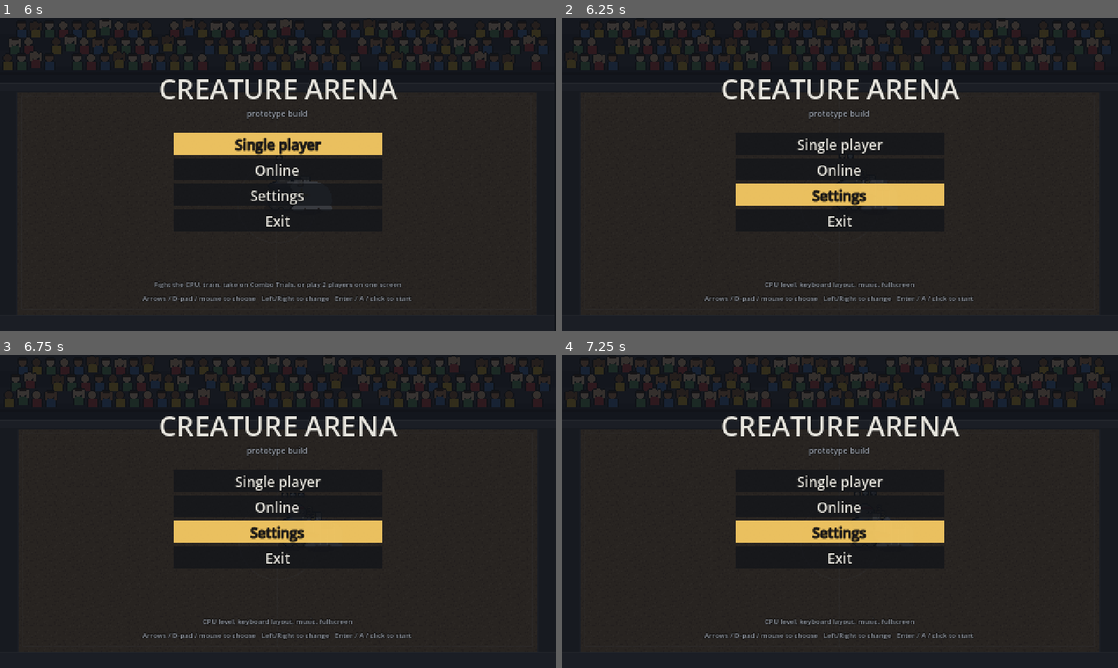
Above: before the commit, frames 1-4 (two rows, left to right).
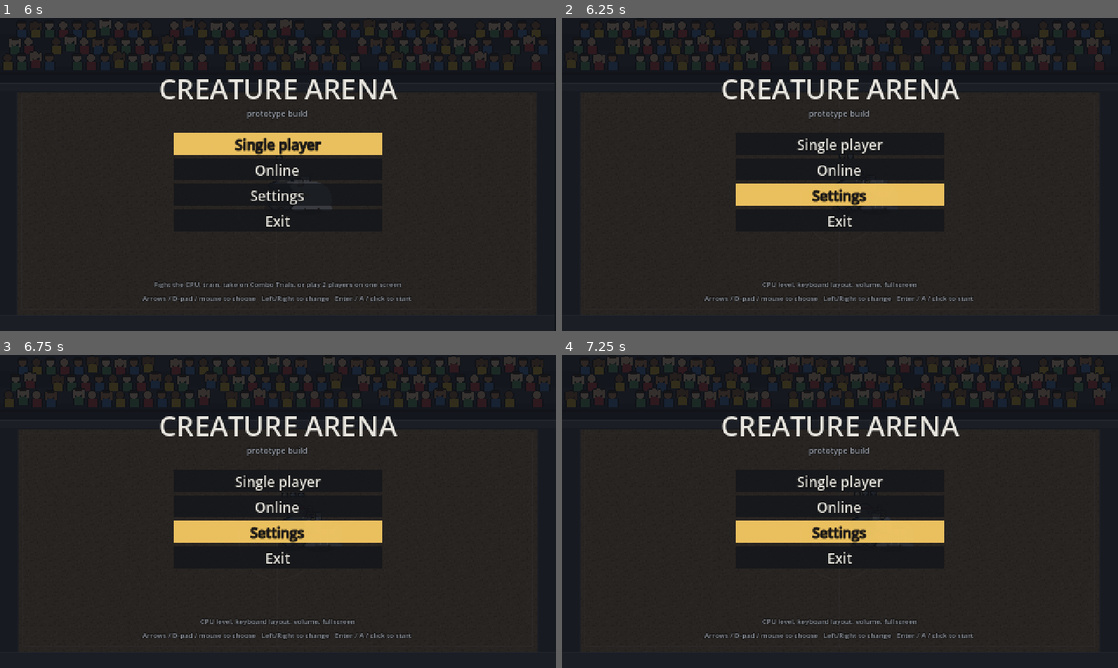
Above: after the commit, the same moments.

Repository: Redelements/creature-arena_
Game: Godot game, scene res://scenes/main.tscn
Two runs of this game, one before a commit and one after it. Both use one fixed random seed, a clock stepped at 60 frames per second and the inputs below.
Inputs (mouse positions are in pixels of both pictures, inside the frame that each line leads up to):
- Up to frame 1 (6 s): tap Enter (menu_confirm) at 0.5 s; move the mouse to (250, 237) at 0.52 s; hold W (kb_up) 0.53-1.25 s; tap Space (kb_dodge) at 0.6 s; click (250, 237) at 0.67 s; drag from (444, 221) to (250, 237) at 1.27 s; move the mouse to (111, 127) at 2.02 s; hold A (kb_left) 2.03-2.75 s; tap K (kb_heavy) at 2.1 s; click (111, 127) at 2.17 s; drag from (305, 174) to (111, 127) at 2.77 s; move the mouse to (194, 96) at 3.52 s; hold S (kb_down) 3.53-4.25 s; tap O (kb_surge) at 3.6 s; click (194, 96) at 3.67 s; drag from (400, 158) to (194, 96) at 4.27 s; move the mouse to (166, 190) at 5.02 s; hold W (kb_up) 5.03-5.75 s; tap F (lol_guard) at 5.1 s; click (166, 190) at 5.17 s; drag from (333, 105) to (166, 190) at 5.77 s
- Up to frame 2 (6.25 s): no input
- Up to frame 3 (6.75 s): move the mouse to (250, 574) at 6.52 s; hold D (kb_right) from 6.53 s (still down); right-click (250, 574) at 6.6 s; click (250, 574) at 6.67 s
- Up to frame 4 (7.25 s): keep holding D (kb_right)

Frame 1 is identical in both runs. In frame 2, 0.2% of the frame differs, in the area x 36-64%, y 84-87%; in frame 3, 0.2%; in frame 4, 0.2%.

Commit message:
Volume controls: master, music, sound effects, menu sounds
Each group is its own audio bus under Master, set in Settings in 10% steps
(saved). Changing a level plays a sample on that bus so it can be heard.

Co-Authored-By: Claude Opus 5.5 <noreply@anthropic.com>
Claude-Session: https://claude.ai/code/session_01Xgz5Ld7JkgpMzRB8sjBe4e

Diff:
--- a/src/game/main.gd
+++ b/src/game/main.gd
@@ -69,10 +69,15 @@
 const SETTINGS_ITEMS := [
 	{"setting": "level"},
 	{"setting": "layout"},
-	{"setting": "music"},
+	{"setting": "volume", "bus": "Master", "label": "Master volume"},
+	{"setting": "volume", "bus": "Music", "label": "Music"},
+	{"setting": "volume", "bus": "Effects", "label": "Sound effects"},
+	{"setting": "volume", "bus": "Menu", "label": "Menu sounds"},
 	{"setting": "fullscreen"},
 	{"label": "Back", "go": "main"},
 ]
+## Volume steps in Settings (10 steps of 10%).
+const VOLUME_STEP := 0.1
 const ONLINE_MODE := 20
 const MENU_ROWS := [
 	{"label": "Duel: you vs CPU  (3v3 tag)", "modes": [6]},
@@ -295,8 +300,12 @@
 			return "CPU level:  < %s >" % LEVEL_NAMES[level]
 		"layout":
 			return "Keyboard:  < %s >" % PlayerInput.LAYOUT_NAMES[player_input.layout]
-		"music":
-			return "Music:  < %s >" % ("Off" if audio.music_muted else "On")
+		"volume":
+			var v := audio.volume(String(item["bus"]))
+			var txt := "Off" if v <= 0.001 else "%d%%" % roundi(v * 100.0)
+			if String(item["bus"]) == "Music" and audio.music_muted and v > 0.001:
+				txt = "muted (M)"
+			return "%s:  < %s >" % [String(item["label"]), txt]
 		"fullscreen":
 			return "Fullscreen:  < %s >" % ("On" if fullscreen else "Off")
 	return String(item.get("label", ""))
@@ -307,8 +316,11 @@
 		_row_choice.resize(MENU_ROWS.size())
 		_row_choice.fill(0)
 	var items: Array[String] = []
+	var values: Array = []
 	for item in _menu_page_items():
 		items.append(_menu_label(item))
+		values.append(audio.volume(String(item["bus"])) if String(item.get("setting", "")) == "volume" else -1.0)
+	hud.menu_values = values
 	menu_index = clampi(menu_index, 0, items.size() - 1)
 	hud.menu_items = items
 	hud.menu_index = menu_index
@@ -319,12 +331,12 @@
 	match menu_page:
 		"main":
 			hud.menu_footer = ["Fight the CPU, train, take on Combo Trials, or play 2 players on one screen",
-				"Play someone on another computer, 1 v 1", "CPU level, keyboard layout, music, fullscreen",
+				"Play someone on another computer, 1 v 1", "CPU level, keyboard layout, volume, fullscreen",
 				"Close the game"][menu_index]
 		"single":
 			hud.menu_footer = "Fights, training, trials and local 2-player.   Esc / View: back"
 		"settings":
-			hud.menu_footer = "Xbox controller works any time. Keyboard layout applies to keyboard and mouse.   Esc: back"
+			hud.menu_footer = "Left/Right sets a volume (Enter / click steps it up).  M mutes the music any time.   Esc: back"
 
 
 ## Goes to a menu page, with the cursor on `index`.
@@ -1045,7 +1057,7 @@
 	elif bool(item.get("exit", false)):
 		get_tree().quit()
 	elif item.has("setting"):
-		_change_option(index, dir)
+		_change_option(index, dir, true)
 
 
 func _start_row(row: int) -> void:
@@ -1054,7 +1066,9 @@
 
 
 ## Left/right on a row with choices, or on a setting.
-func _change_option(index: int, dir: int) -> void:
+## `wrap`: Enter / click steps a volume past 100% back round to Off (left/right stop at
+## the ends).
+func _change_option(index: int, dir: int, wrap := false) -> void:
 	var items := _menu_page_items()
 	if index < 0 or index >= items.size():
 		return
@@ -1074,8 +1088,20 @@
 			player_input.layout = PlayerInput.LAYOUTS[(i + PlayerInput.LAYOUTS.size() + dir) % PlayerInput.LAYOUTS.size()]
 			_save_settings()
 			_apply_device()
-		"music":
-			audio.toggle_music()
+		"volume":
+			var bus := String(item["bus"])
+			var v := snappedf(audio.volume(bus) + dir * VOLUME_STEP, VOLUME_STEP)
+			if wrap and v > 1.0 + 0.001:
+				v = 0.0
+			v = clampf(v, 0.0, 1.0)
+			audio.set_volume(bus, v)
+			if bus == "Music" and v > 0.0 and audio.music_muted:
+				audio.set_music_muted(false)  # turning the music up unmutes it
+			# Let the player hear the new level (the music is already playing).
+			if bus == "Effects":
+				audio.preview("hit_light", "Effects")
+			elif bus != "Music":
+				audio.preview("ui_select", "Menu")
 			_save_settings()
 		"fullscreen":
 			fullscreen = not fullscreen
@@ -1149,6 +1175,9 @@
 		if not (_online_fighter in MatchFactory.FIGHTERS):
 			_online_fighter = "cairn"
 		_online_address = String(cfg.get_value("online", "address", ""))
+		for bus in AudioView.DEFAULT_VOLUMES:
+			audio.set_volume(bus, float(cfg.get_value("audio", "volume_" + String(bus).to_lower(),
+				AudioView.DEFAULT_VOLUMES[bus])))
 		fullscreen = bool(cfg.get_value("video", "fullscreen", false))
 		if fullscreen:
 			_apply_fullscreen()
@@ -1162,6 +1191,8 @@
 	cfg.set_value("online", "fighter", _online_fighter)
 	cfg.set_value("online", "address", _online_address)
 	cfg.set_value("video", "fullscreen", fullscreen)
+	for bus in AudioView.DEFAULT_VOLUMES:
+		cfg.set_value("audio", "volume_" + String(bus).to_lower(), audio.volume(bus))
 	cfg.save(SETTINGS_PATH)
 
 
--- a/src/view/audio_view.gd
+++ b/src/view/audio_view.gd
@@ -10,6 +10,12 @@
 
 const DATA_PATH := "res://data/audio.json"
 const VOICES := 16
+## Volume groups, each its own audio bus under Master: the player sets each in Settings.
+##   Music    the music tracks
+##   Effects  everything in a fight (hits, moves, the crowd, knockouts)
+##   Menu     navigation sounds: moving through menus and confirming
+const BUSES := ["Music", "Effects", "Menu"]
+const DEFAULT_VOLUMES := {"Master": 0.8, "Music": 0.7, "Effects": 1.0, "Menu": 0.8}
 
 var sfx_enabled := true  ## off while the menu's background match plays
 var music_muted := false
@@ -26,6 +32,9 @@
 var _music_name := ""
 var _last_play := {}
 var _seg := {}
+var _volumes := DEFAULT_VOLUMES.duplicate()
+var _ui_players: Array[AudioStreamPlayer] = []
+var _ui_next := 0
 
 
 func _ready() -> void:
@@ -48,11 +57,21 @@
 		if ResourceLoader.exists(String(tracks[name])):
 			_music_tracks[name] = load(String(tracks[name]))
 	_music_volume_db = float(data.get("music_volume_db", -14.0))
+	_make_buses()
 	for i in VOICES:
 		var p := AudioStreamPlayer.new()
+		p.bus = "Effects"
 		add_child(p)
 		_players.append(p)
+	for i in 4:
+		var p := AudioStreamPlayer.new()
+		p.bus = "Menu"
+		add_child(p)
+		_ui_players.append(p)
+	_music.bus = "Music"
 	add_child(_music)
+	for bus in _volumes:
+		set_volume(bus, float(_volumes[bus]))
 	_music.finished.connect(_on_music_finished)
 
 
@@ -66,13 +85,67 @@
 		return
 	_last_play[name] = frame
 	var s: Dictionary = _sounds[name]
-	var p := _players[_next]
-	_next = (_next + 1) % VOICES
+	var p: AudioStreamPlayer
+	if ui:
+		p = _ui_players[_ui_next]
+		_ui_next = (_ui_next + 1) % _ui_players.size()
+	else:
+		p = _players[_next]
+		_next = (_next + 1) % VOICES
 	var j := float(s["jitter"])
 	p.stream = s["stream"]
 	p.volume_db = float(s["volume_db"]) + volume
 	p.pitch_scale = maxf(0.1, pitch * (1.0 + randf_range(-j, j)))
 	p.play()
+
+
+## Plays a sound on a volume group even while gameplay sounds are off (the menu), so a
+## volume change in Settings is heard straight away. "Effects" plays on the effects
+## bus; anything else on the menu bus (which, like everything, goes through Master).
+func preview(name: String, bus: String) -> void:
+	if _silent or not _sounds.has(name):
+		return
+	var s: Dictionary = _sounds[name]
+	var p: AudioStreamPlayer
+	if bus == "Effects":
+		p = _players[_next]
+		_next = (_next + 1) % VOICES
+	else:
+		p = _ui_players[_ui_next]
+		_ui_next = (_ui_next + 1) % _ui_players.size()
+	p.stream = s["stream"]
+	p.volume_db = float(s["volume_db"])
+	p.pitch_scale = 1.0
+	p.play()
+
+
+# ------------------------------------------------------------------ volume
+
+## Adds the Music, Effects and Menu buses (each sending to Master) if the project
+## doesn't have them yet.
+func _make_buses() -> void:
+	for bus in BUSES:
+		if AudioServer.get_bus_index(bus) >= 0:
+			continue
+		AudioServer.add_bus()
+		var i := AudioServer.bus_count - 1
+		AudioServer.set_bus_name(i, bus)
+		AudioServer.set_bus_send(i, "Master")
+
+
+## Sets a volume group ("Master", "Music", "Effects" or "Menu") from 0 (silent) to 1.
+func set_volume(bus: String, level: float) -> void:
+	level = clampf(level, 0.0, 1.0)
+	_volumes[bus] = level
+	var i := AudioServer.get_bus_index(bus)
+	if i < 0:
+		return
+	AudioServer.set_bus_mute(i, level <= 0.001)
+	AudioServer.set_bus_volume_db(i, linear_to_db(maxf(level, 0.001)))
+
+
+func volume(bus: String) -> float:
+	return float(_volumes.get(bus, 1.0))
 
 
 func play_music(name: String) -> void:
--- a/src/view/hud.gd
+++ b/src/view/hud.gd
@@ -44,7 +44,9 @@
 var menu_items: Array[String] = []
 var menu_index := 0
 var menu_footer := ""
-var menu_title := ""  ## the page's name under the logo ("SINGLE PLAYER"); empty on the title menu
+var menu_title := ""
+## Per menu row: a 0..1 level drawn as a bar (volumes), or -1 for none.
+var menu_values: Array = []  ## the page's name under the logo ("SINGLE PLAYER"); empty on the title menu
 var menu_y0 := 104.0
 var menu_dy := 16.0
 
@@ -370,6 +372,14 @@
 				draw_rect(Rect2(130, y - menu_dy + 4, 220, menu_dy - 1), Color(1, 1, 1, 0.08))
 				_text(Vector2(136, y), ">", fs, C_ACCENT)
 			_text(Vector2(150, y), menu_items[i], fs, C_ACCENT if sel else C_TEXT)
+			if i < menu_values.size() and float(menu_values[i]) >= 0.0:
+				var bar := Rect2(298, y - 6, 44, 4)
+				draw_rect(bar, C_BAR_BG)
+				draw_rect(Rect2(bar.position, Vector2(bar.size.x * float(menu_values[i]), bar.size.y)),
+					C_ACCENT if sel else C_DIM)
+				for k in range(1, 10):
+					draw_rect(Rect2(bar.position.x + bar.size.x * k / 10.0, bar.position.y, 1, bar.size.y),
+						Color(0, 0, 0, 0.35))
 		y += menu_dy
 	_text(Vector2(0, 232), menu_footer, 6, C_DIM, HORIZONTAL_ALIGNMENT_CENTER, SimDefs.VIEW_W)
 	_text(Vector2(0, 244), "Arrows / D-pad / mouse to choose   Left/Right to change   Enter / A / click to start", 6, C_DIM,
Not shown, changed: README.md
Not shown, changed: docs/AUDIO.md
